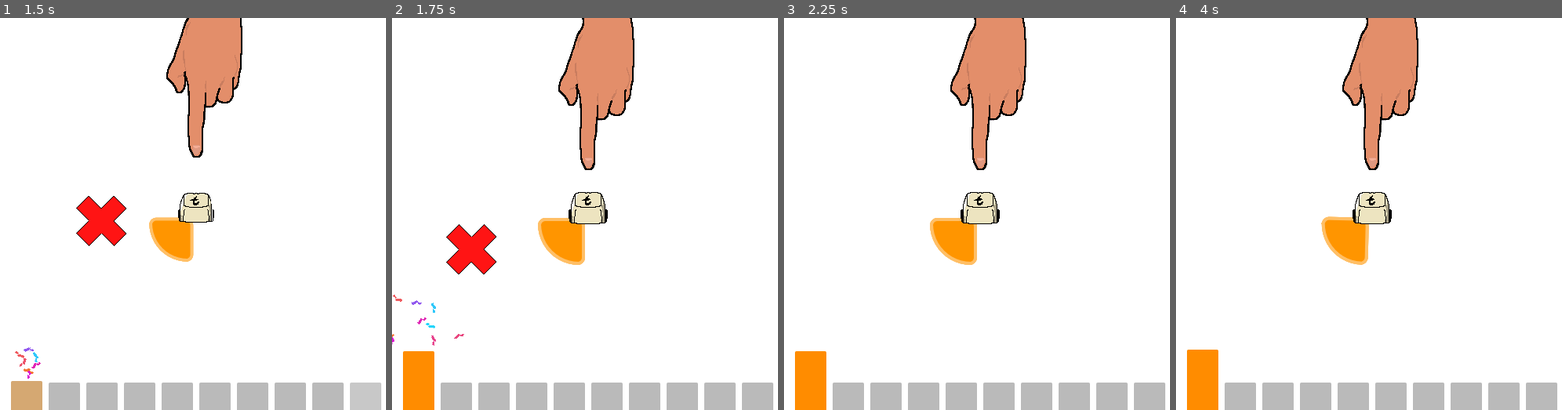
Above: before the commit, frames 1-4 (left to right).
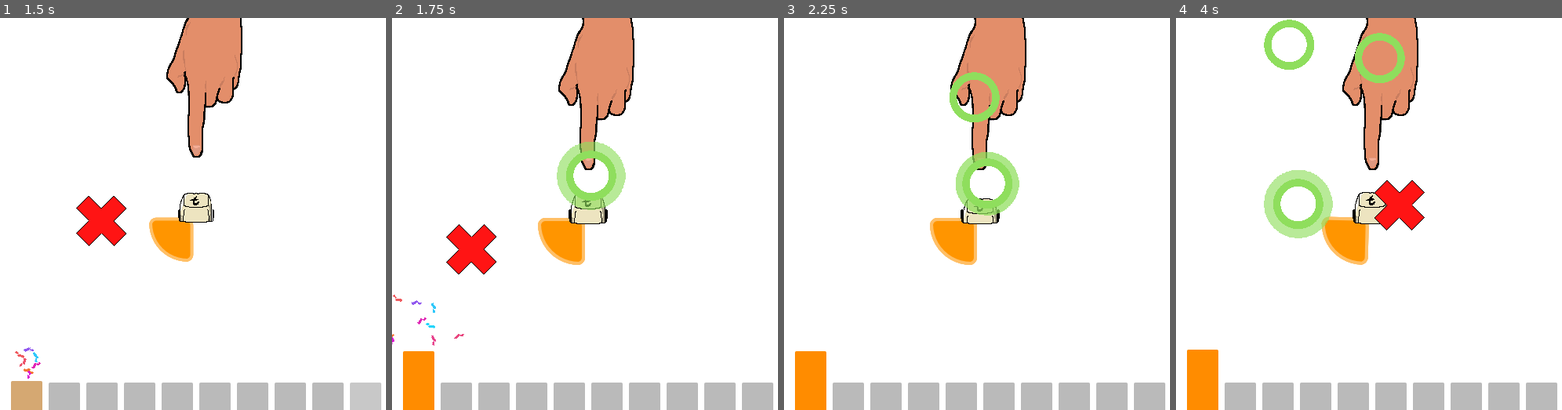
Above: after the commit, the same moments.

Repository: wpuerner/t
Game: Godot game, scene res://scenes/main.tscn
Same seed, same stepped clock (60 frames per second), same inputs: the game is played once before the commit and once after it. Sound files missing from this copy of the repository are replaced by a short silence.
Inputs:
- Up to frame 1 (1.5 s): click "Play" at 0.5 s; hold S (s) from 1.28 s (still down)
- Up to frame 2 (1.75 s): keep holding S (s); tap T (t) at 1.55 s
- Up to frame 3 (2.25 s): release S (s) at 2.03 s; tap T (t) at 2.1 s
- Up to frame 4 (4 s): tap S (s) at 2.3, 3.8 s; hold S (s) 2.78-3.53 s; tap T (t) at 3.05, 3.6 s

Frame 1 is identical in both runs. In frame 2, 1.8% of the frame differs, in the area x 42-61%, y 31-53%; in frame 3, 2.2%; in frame 4, 4.2%, in the area x 22-65%, y 0-57%.

Commit message:
adds end game

Diff:
--- a/scenes/conductor.gd
+++ b/scenes/conductor.gd
@@ -13,18 +13,25 @@
 	preload("res://assets/loop_7.wav"),
 	preload("res://assets/loop_8.wav"),
 	preload("res://assets/loop_9.wav"),
-	preload("res://assets/loop_10.wav")
+	preload("res://assets/loop_10.wav"),
+	preload("res://assets/loop_final.wav")
 ]
 
 var loop_index: int = 0
 var callbacks: Array[Callback]
 var callbacks_index: int = 0
+var queue_stop: bool = false
+var stopped: bool = false
 
 func start():
 	callbacks.sort_custom(func(a: Callback, b: Callback): return a.trigger_at < b.trigger_at)
 	finished.connect(_handle_looping)
 	stream = LOOPS[loop_index]
 	play()
+
+func done():
+	set_physics_process(false)
+	queue_stop = true
 
 func _physics_process(_delta):
 	var beat = _get_beat()
@@ -34,9 +41,12 @@
 		callbacks_index += 1
 
 func _handle_looping():
+	if stopped: return
 	callbacks_index = 0
 	stream = LOOPS[loop_index]
 	play()
+	if queue_stop:
+		stopped = true
 
 func queue_loop(index: int):
 	loop_index = index
--- /dev/null
+++ b/scenes/confetti/confetti_emitter.gd
@@ -0,0 +1,4 @@
+extends CPUParticles2D
+
+func _ready():
+	get_tree().create_timer(2.0).timeout.connect(func(): queue_free())
--- /dev/null
+++ b/scenes/confetti/confetti_emitter.tscn
@@ -0,0 +1,27 @@
+[gd_scene load_steps=5 format=3 uid="uid://dut044408aii1"]
+
+[ext_resource type="Texture2D" uid="uid://krlu1rjkq8k4" path="res://assets/confetti.png" id="1_vlh1y"]
+[ext_resource type="Script" path="res://scenes/confetti/confetti_emitter.gd" id="2_5v1u6"]
+
+[sub_resource type="Gradient" id="Gradient_tiy46"]
+offsets = PackedFloat32Array(0, 0.661017, 1)
+colors = PackedColorArray(1, 1, 1, 1, 1, 1, 1, 1, 1, 1, 1, 0)
+
+[sub_resource type="Gradient" id="Gradient_4enfi"]
+offsets = PackedFloat32Array(0, 0.299435, 0.661017, 1)
+colors = PackedColorArray(1, 0, 0, 1, 1, 0.913725, 0.298039, 1, 0.0784314, 0.956863, 0.588235, 1, 1, 0.0470588, 1, 1)
+
+[node name="ConfettiEmitter" type="CPUParticles2D"]
+emitting = false
+amount = 20
+one_shot = true
+explosiveness = 0.97
+texture = ExtResource("1_vlh1y")
+direction = Vector2(0, 0)
+spread = 180.0
+gravity = Vector2(0, 0)
+initial_velocity_min = 139.3
+initial_velocity_max = 338.3
+color_ramp = SubResource("Gradient_tiy46")
+color_initial_ramp = SubResource("Gradient_4enfi")
+script = ExtResource("2_5v1u6")
--- /dev/null
+++ b/scenes/end_game.gd
@@ -0,0 +1,22 @@
+extends Control
+
+@onready var bound_x = get_viewport_rect().size.x
+@onready var bound_y = get_viewport_rect().size.y
+@onready var timer: Timer = $Timer
+
+var rng: RandomNumberGenerator = RandomNumberGenerator.new()
+
+func _on_timer_timeout():
+	var pos: Vector2 = Vector2(rng.randf_range(0, bound_x), rng.randf_range(0, bound_y))
+	var emitter = preload("res://scenes/confetti/confetti_emitter.tscn").instantiate()
+	emitter.position = pos
+	emitter.emitting = true
+	add_child(emitter)
+	timer.start(rng.randf_range(0.5, 1.5))
+
+func set_num_beats(beats: int):
+	find_child("Label2").text = str("You finished in ", beats, " beats")
+
+func activate():
+	timer.start()
+	create_tween().tween_property(self, "modulate", Color.WHITE, 0.2)
--- /dev/null
+++ b/scenes/end_game.tscn
@@ -0,0 +1,46 @@
+[gd_scene load_steps=2 format=3 uid="uid://dltte2m6gglhe"]
+
+[ext_resource type="Script" path="res://scenes/end_game.gd" id="1_1f5at"]
+
+[node name="EndGame" type="ColorRect"]
+modulate = Color(1, 1, 1, 0)
+anchors_preset = 15
+anchor_right = 1.0
+anchor_bottom = 1.0
+grow_horizontal = 2
+grow_vertical = 2
+color = Color(0.92549, 1, 0.521569, 1)
+script = ExtResource("1_1f5at")
+
+[node name="Timer" type="Timer" parent="."]
+wait_time = 0.5
+one_shot = true
+
+[node name="CenterContainer" type="CenterContainer" parent="."]
+layout_mode = 1
+anchors_preset = 15
+anchor_right = 1.0
+anchor_bottom = 1.0
+grow_horizontal = 2
+grow_vertical = 2
+
+[node name="VBoxContainer" type="VBoxContainer" parent="CenterContainer"]
+layout_mode = 2
+
+[node name="Label" type="Label" parent="CenterContainer/VBoxContainer"]
+layout_mode = 2
+theme_override_colors/font_color = Color(0, 0, 0, 1)
+theme_override_font_sizes/font_size = 48
+text = "Congratulations!"
+horizontal_alignment = 1
+vertical_alignment = 1
+
+[node name="Label2" type="Label" parent="CenterContainer/VBoxContainer"]
+layout_mode = 2
+theme_override_colors/font_color = Color(0, 0, 0, 1)
+theme_override_font_sizes/font_size = 24
+text = "You finished in # beats"
+horizontal_alignment = 1
+vertical_alignment = 1
+
+[connection signal="timeout" from="Timer" to="." method="_on_timer_timeout"]
--- a/scenes/main.gd
+++ b/scenes/main.gd
@@ -7,30 +7,36 @@
 @onready var level_number: Control = $LevelNumber
 @onready var measure_number = $MeasureNumber
 @onready var conductor = $Conductor
+@onready var end_game_screen = $EndGame
 
 const HIT_THRESHOLD_SECS: float = 0.15
 
-var level: int = 0:
+var level: int = 9:
 	set(value):
 		level = value
 		level_number.set_level_number(level)
 		conductor.queue_loop(level)
+		if level > 9:
+			_end_game()
 		s_key_active = level > 5
 var measure: int = 0:
 	set(value):
 		measure = value
 		measure_number.set_measure_number(measure)
-var t_npc_beats = [[0.0, 1.0, 2.0], [0.0, 2.0, 3.0], [0.0, 1.0, 3.0], [0.0, 3.0], [1.0, 2.0, 3.0], [0.0, 2.0], [0.0, 1.0, 2.0, 3.0], [0.0, 1.0, 3.0], [1.0, 2.0], [1.0]]
-var t_player_beats = [[3.0], [1.0], [2.0], [1.0, 2.0], [0.0], [1.0, 3.0], [], [2.0], [0.0, 3.0], [0.0, 2.0, 3.0]]
+var t_npc_beats = [[0.0, 1.0, 2.0], [0.0, 2.0, 3.0], [0.0, 1.0, 3.0], [0.0, 3.0], [1.0, 2.0, 3.0], [0.0, 2.0], [0.0, 1.0, 2.0, 3.0], [0.0, 1.0, 3.0], [1.0, 2.0], [1.0], []]
+var t_player_beats = [[3.0], [1.0], [2.0], [1.0, 2.0], [0.0], [1.0, 3.0], [], [2.0], [0.0, 3.0], [0.0, 2.0, 3.0], []]
 var t_last_played_beat = -1
-var s_npc_beats = [[], [], [], [], [], [], [0.5, 1.5, 2.5], [0.5, 2.5, 3.5], [1.5, 2.5], [2.5]]
-var s_player_beats = [[], [], [], [], [], [], [3.5], [1.5], [0.5, 3.5], [0.5, 1.5, 3.5]]
+var s_npc_beats = [[], [], [], [], [], [], [0.5, 1.5, 2.5], [0.5, 2.5, 3.5], [1.5, 2.5], [2.5], []]
+var s_player_beats = [[], [], [], [], [], [], [3.5], [1.5], [0.5, 3.5], [0.5, 1.5, 3.5], []]
 var s_last_played_beat = -1
 var s_key_active: bool = false:
 	set(value):
 		s_key_active = value
 		_update_s_key_state(s_key_active)
-var good_measure: bool = true
+var good_measure: bool = true:
+	set(v):
+		good_measure = true
+var total_beats: int = 0
 
 func _ready():
 	conductor.register_callback(PackedFloat32Array([0, 1, 2, 3]), -0.2, _twitch)
@@ -53,6 +59,7 @@
 		left_hand.tap()
 
 func _t_key_callable(beat: float):
+	total_beats += 1
 	if t_npc_beats[level].has(beat):
 		t_key.play_key()
 
@@ -139,3 +146,8 @@
 	level_number.initialize()
 	await get_tree().create_timer(2.0).timeout
 	conductor.start()
+
+func _end_game():
+	end_game_screen.set_num_beats(total_beats)
+	end_game_screen.activate()
+	conductor.done()
--- a/scenes/main.tscn
+++ b/scenes/main.tscn
@@ -7,6 +7,7 @@
 [ext_resource type="PackedScene" uid="uid://dgduojk1pq0rj" path="res://scenes/hand/hand.tscn" id="4_u1mty"]
 [ext_resource type="PackedScene" uid="uid://cw73v1xk2r484" path="res://conductor.tscn" id="5_yc77b"]
 [ext_resource type="PackedScene" uid="uid://d33qvy7pddp52" path="res://scenes/measure_number/measure_number.tscn" id="7_sqj8x"]
+[ext_resource type="PackedScene" uid="uid://dltte2m6gglhe" path="res://scenes/end_game.tscn" id="9_bggyk"]
 [ext_resource type="PackedScene" uid="uid://menmcythox1n" path="res://scenes/level_number/level_number.tscn" id="9_k6c3f"]
 
 [sub_resource type="StyleBoxFlat" id="StyleBoxFlat_grcr3"]
@@ -26,6 +27,10 @@
 
 [node name="Main" type="Node"]
 script = ExtResource("1_sylqq")
+
+[node name="EndGame" parent="." instance=ExtResource("9_bggyk")]
+z_index = 5
+mouse_filter = 2
 
 [node name="T" parent="." instance=ExtResource("2_5ynkg")]
 position = Vector2(250, 238)
Not shown: 1 places in scenes/main.tscn that only renumber resources
Not shown, added: scenes/end1FF8.tmp
Not shown, added: scenes/endAA3.tmp
